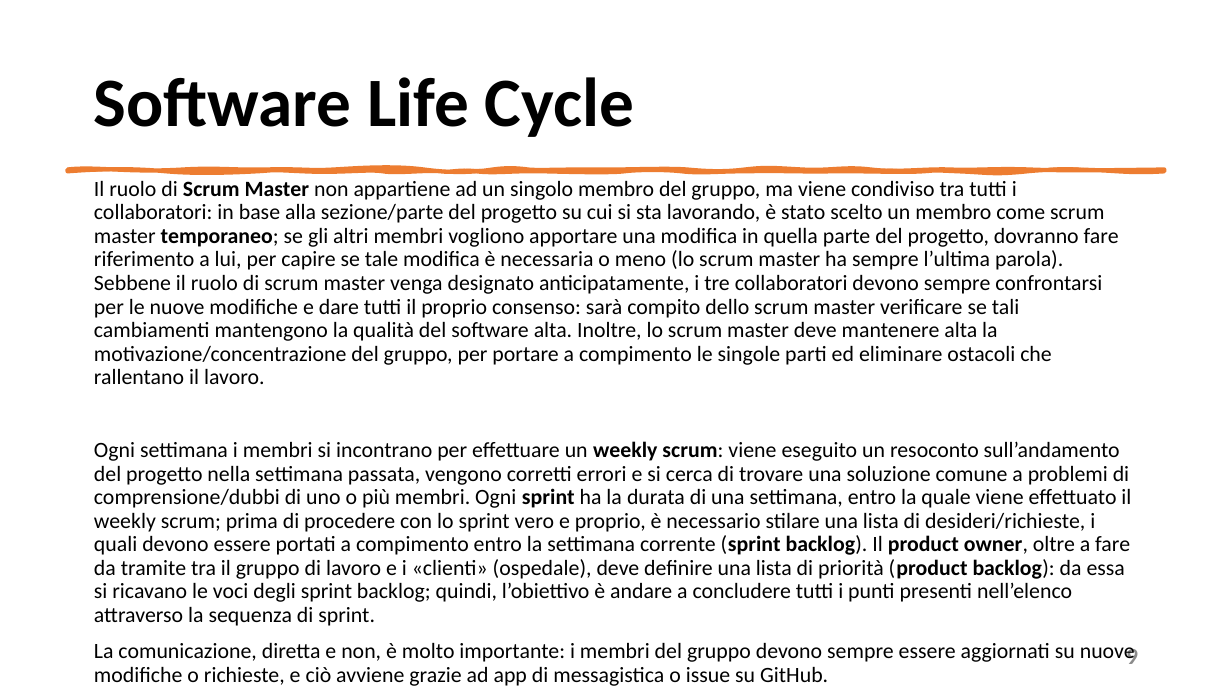
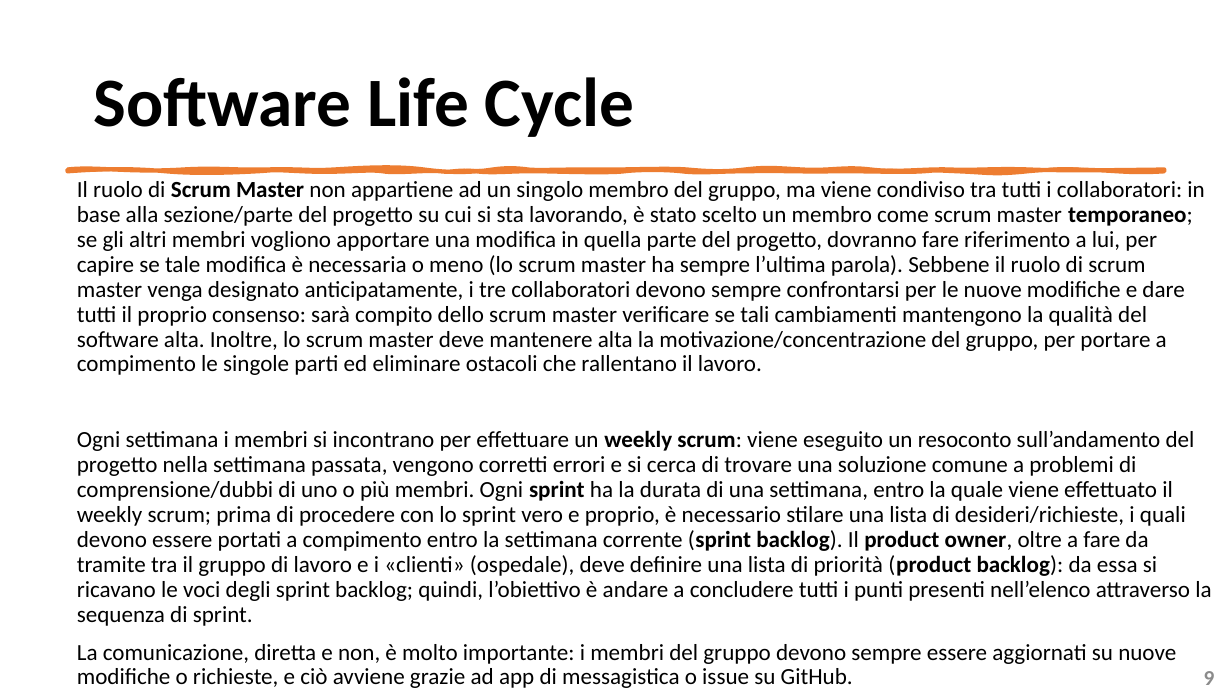
Before and after one commit to mangilimatteo/Progetto_Ingegneria_Software_Cattaneo_Mangili_Saini, a slide deck: slide 9 of Presentazione/Presentazione_Progetto.pptx. Drawn at 1232x693 pixels with LibreOffice and Linux fonts; fonts in the diff are those of the drawing. Boxes give left, top, right and bottom in pixels: in the first picture for what was removed or moved away, otherwise in the second. Text is boxed around its words. In the diff, an @@ line names an element or a change of style, - is before the commit and + after.

Commit message:
Update Presentazione Progetto
Testing e casi

```diff
--- a/Presentazione/Presentazione_Progetto.pptx
+++ b/Presentazione/Presentazione_Progetto.pptx
@@ text "Il ruolo di Scrum Master ...": place and size @@
-text "Il ruolo di Scrum Master ..." at bbox=[94, 181, 1135, 682]
+text "Il ruolo di Scrum Master ..." at bbox=[77, 181, 1211, 688]
@@ text "Il ruolo di Scrum Master ..." at bbox=[77, 181, 1211, 688]: size 17 to 18 pt @@
@@ page number: place and size @@
-page number at bbox=[1126, 647, 1138, 664]
+page number at bbox=[1204, 671, 1215, 685]
@@ page number at bbox=[1204, 671, 1215, 685]: size 18 to 16.6 pt @@
```
Also in this commit, not shown: 8 other slides changed, 1 slide added.
